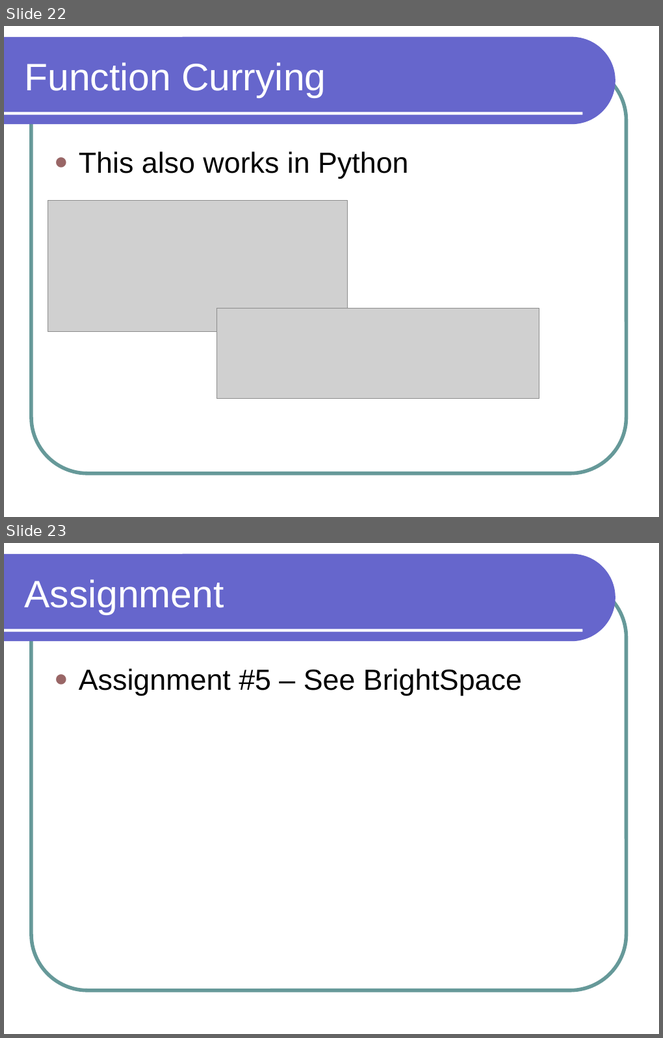
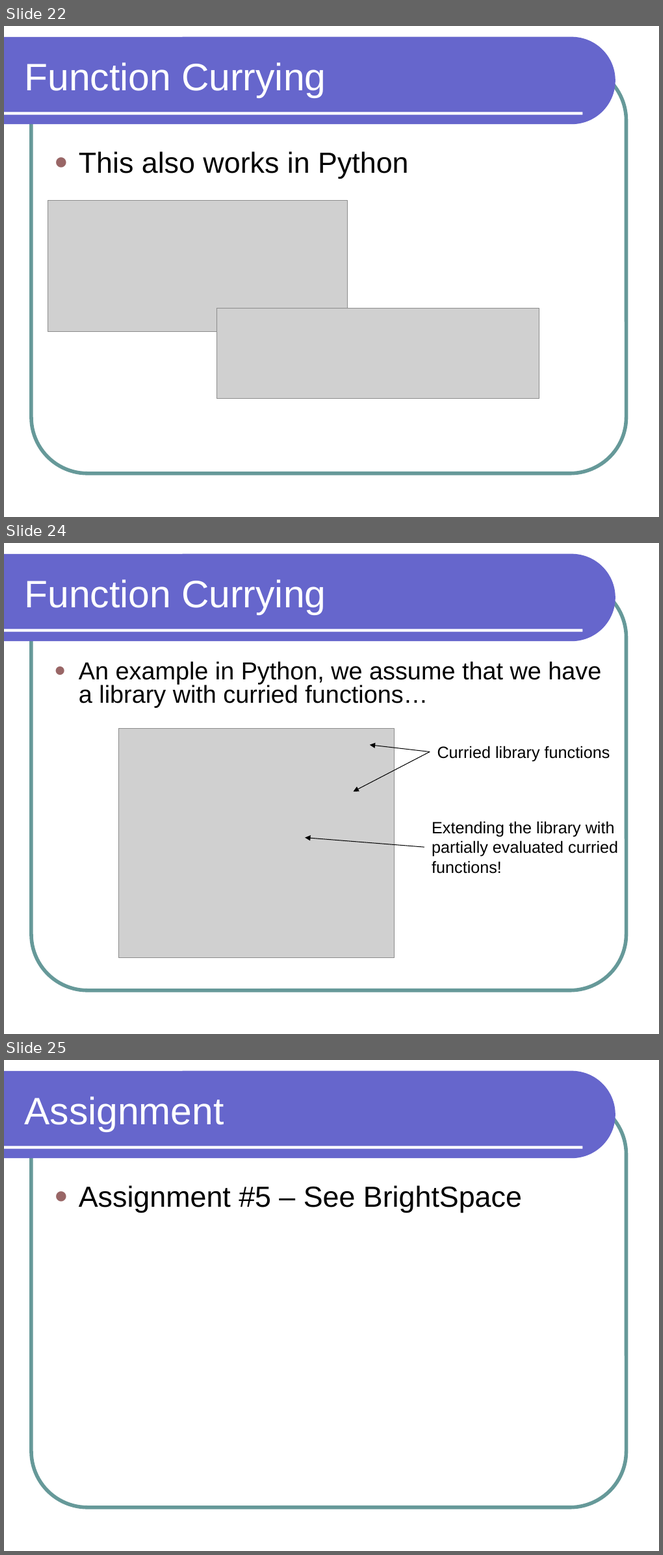
Before and after one commit to lutzhamel/CSC301, a slide deck: notes/csc301-ln014.ppt. Shown one above the other, each under a label of ours: slides 22 and 23 before the commit, slides 22, 24 and 25 after it; the slides between them are not shown. The pictures are 663x1038 and 663x1555 pixels, drawn with LibreOffice and Linux fonts; fonts in the diff are those of the drawing; grey boxes stand for pictures. Boxes give left, top, right and bottom in pixels: in the first picture for what was removed or moved away, otherwise in the second. Text is boxed around its words. In the diff, an @@ line names an element or a change of style, - is before the commit and + after.

```diff
--- a/notes/csc301-ln014.ppt
+++ b/notes/csc301-ln014.ppt
@@ slide 24 added at (4, 543, 659, 1034), background #FFFFFF; not listed: 3 template elements that a slide beside it also shows @@
@@ title added at (25, 579, 326, 615), 42 pt, text #FFFFFF @@
+Function Currying
@@ text added at (79, 661, 601, 707), 27 pt, text #000000 @@
+● An example in Python, we assume that we have a library with curried functions…
@@ picture added at (118, 728, 395, 958) @@
@@ arrow added from (430, 752) to (353, 792), #000000 0.74 pt @@
@@ arrow added from (430, 752) to (369, 745), #000000 0.74 pt @@
@@ text added at (438, 746, 610, 762), 18 pt, text #000000 @@
+Curried library functions
@@ text added at (432, 821, 618, 874), 18 pt, text #000000 @@
+Extending the library with
+partially evaluated curried
+functions!
@@ arrow added from (425, 847) to (305, 838), #000000 0.74 pt @@
@@ what was slide 23 is now slide 25 @@
```
Also in this commit, not shown: 1 other slide added, 1 other file.
